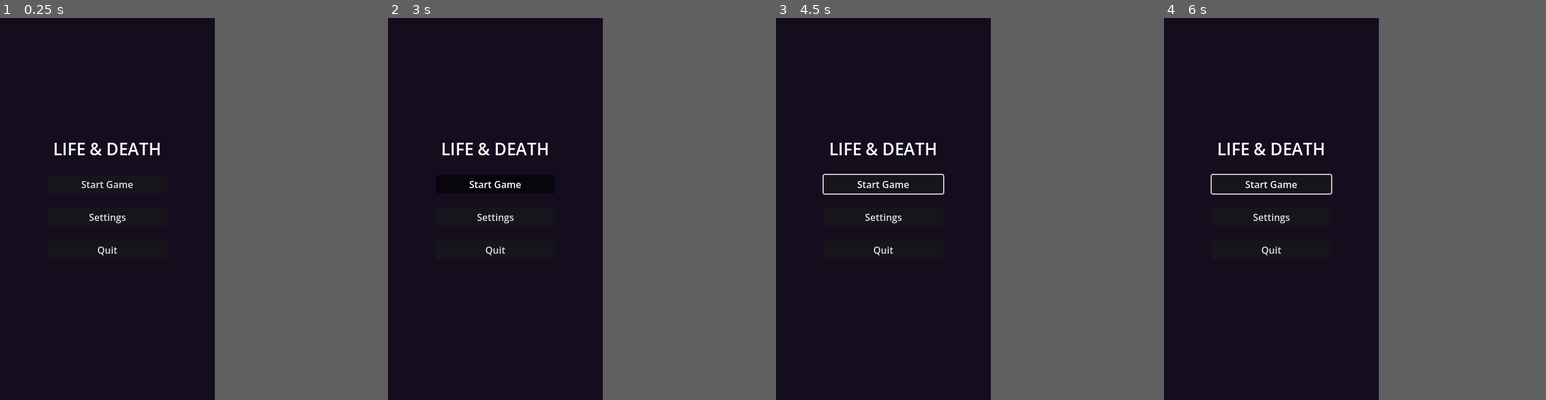
Above: before the commit, frames 1-4 (left to right).
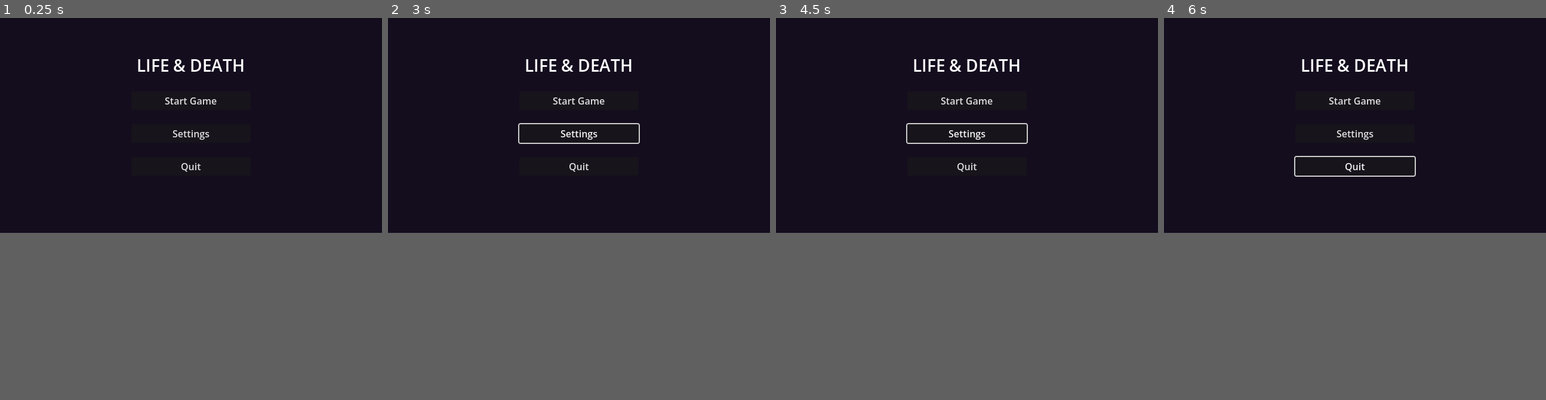
Above: after the commit, the same moments.

Repository: mionsek/life-death
Game: Godot game, scene res://scenes/ui/MainMenu.tscn
Same seed, same stepped clock (60 frames per second), same inputs: the game is played once before the commit and once after it.
Inputs (mouse positions are in pixels of both pictures, inside the frame that each line leads up to):
- Up to frame 1 (0.25 s): no input
- Up to frame 2 (3 s): click "Start Game" at 0.5 s; click "Start Game" at 1.25 s; click "Settings" at 2 s; move the mouse to (540, 189) at 2.77 s; hold Right (ui_right) from 2.78 s (still down); hold Shift from 2.78 s (still down); click (540, 189) at 2.92 s
- Up to frame 3 (4.5 s): release Right (ui_right) at 3.5 s; release Shift at 3.5 s; drag from (840, 228) to (871, 285) at 3.52 s; move the mouse to (905, 124) at 4.27 s; hold Right (ui_right) from 4.28 s (still down); tap Ctrl at 4.35 s; click (905, 124) at 4.42 s
- Up to frame 4 (6 s): release Right (ui_right) at 5 s; drag from (1259, 285) to (1206, 151) at 5.02 s; move the mouse to (1335, 266) at 5.77 s; hold Left (ui_left) from 5.78 s (still down); tap Alt at 5.85 s; click (1335, 266) at 5.92 s
In our replay, the window is 360x640 before the commit and 640x360 after it. These sizes can differ from the game's own. Grey fills any space a smaller window leaves; there, only what the larger window draws over its background counts as a difference.

The runs differ from the first frame. In frame 1, 1.3% of the frame differs, in the area x 14-64%, y 10-63%; in frame 2, 1.5%; in frame 3, 1.7%; in frame 4, 1.8%, in the area x 12-66%, y 10-63%.

Commit message:
feat: player movement, touch controls, test level
- Add Player class (CharacterBody2D) with walk, jump, gravity
- Add TouchControls scene with D-pad (left, right, jump)
- Add TestLevel scene with floor and two platforms
- Add 6 GUT unit tests for player movement logic
- Switch project to landscape orientation (640x360)
- Add .gutconfig.json for test discovery

Diff:
--- a/game/project.godot
+++ b/game/project.godot
@@ -3,7 +3,7 @@
 ; since the parameters that go here are not all obvious.
 ;
 ; Format:
-;   [section] ; section goes in []
+;   [section] ; section goes between []
 ;   param=value ; assign values to parameters
 
 config_version=5
@@ -16,17 +16,16 @@
 config/features=PackedStringArray("4.6", "Forward Plus")
 config/icon="res://assets/sprites/icon.svg"
 
+[display]
+
+window/size/viewport_width=640
+window/size/viewport_height=360
+window/stretch/mode="canvas_items"
+window/stretch/aspect="expand"
+
 [editor_plugins]
 
 enabled=PackedStringArray("res://addons/gut/plugin.cfg")
-
-[display]
-
-window/size/viewport_width=360
-window/size/viewport_height=640
-window/stretch/mode="canvas_items"
-window/stretch/aspect="expand"
-window/handheld/orientation=1
 
 [rendering]
 
--- /dev/null
+++ b/game/scenes/characters/Player.tscn
@@ -0,0 +1,20 @@
+[gd_scene load_steps=3 format=3 uid="uid://player"]
+
+[ext_resource type="Script" path="res://scripts/characters/player.gd" id="1"]
+
+[sub_resource type="RectangleShape2D" id="RectangleShape2D_1"]
+size = Vector2(32, 64)
+
+[node name="Player" type="CharacterBody2D"]
+script = ExtResource("1")
+
+[node name="CollisionShape2D" type="CollisionShape2D" parent="."]
+shape = SubResource("RectangleShape2D_1")
+
+[node name="Body" type="Polygon2D" parent="."]
+color = Color(0.5, 0.2, 0.75, 1)
+polygon = PackedVector2Array(-16, -32, 16, -32, 16, 32, -16, 32)
+
+[node name="Camera2D" type="Camera2D" parent="."]
+position_smoothing_enabled = true
+position_smoothing_speed = 5.0
--- /dev/null
+++ b/game/scenes/levels/TestLevel.tscn
@@ -0,0 +1,52 @@
+[gd_scene load_steps=7 format=3 uid="uid://test_level"]
+
+[ext_resource type="Script" path="res://scripts/levels/test_level.gd" id="1"]
+[ext_resource type="PackedScene" uid="uid://player" path="res://scenes/characters/Player.tscn" id="2"]
+[ext_resource type="PackedScene" uid="uid://touch_controls" path="res://scenes/ui/TouchControls.tscn" id="3"]
+
+[sub_resource type="RectangleShape2D" id="RectangleShape2D_floor"]
+size = Vector2(700, 40)
+
+[sub_resource type="RectangleShape2D" id="RectangleShape2D_plat1"]
+size = Vector2(120, 20)
+
+[sub_resource type="RectangleShape2D" id="RectangleShape2D_plat2"]
+size = Vector2(120, 20)
+
+[node name="TestLevel" type="Node2D"]
+script = ExtResource("1")
+
+[node name="Floor" type="StaticBody2D" parent="."]
+position = Vector2(320, 340)
+
+[node name="CollisionShape2D" type="CollisionShape2D" parent="Floor"]
+shape = SubResource("RectangleShape2D_floor")
+
+[node name="Visual" type="Polygon2D" parent="Floor"]
+color = Color(0.3, 0.3, 0.3, 1)
+polygon = PackedVector2Array(-350, -20, 350, -20, 350, 20, -350, 20)
+
+[node name="Platform1" type="StaticBody2D" parent="."]
+position = Vector2(150, 240)
+
+[node name="CollisionShape2D" type="CollisionShape2D" parent="Platform1"]
+shape = SubResource("RectangleShape2D_plat1")
+
+[node name="Visual" type="Polygon2D" parent="Platform1"]
+color = Color(0.35, 0.35, 0.55, 1)
+polygon = PackedVector2Array(-60, -10, 60, -10, 60, 10, -60, 10)
+
+[node name="Platform2" type="StaticBody2D" parent="."]
+position = Vector2(450, 150)
+
+[node name="CollisionShape2D" type="CollisionShape2D" parent="Platform2"]
+shape = SubResource("RectangleShape2D_plat2")
+
+[node name="Visual" type="Polygon2D" parent="Platform2"]
+color = Color(0.35, 0.35, 0.55, 1)
+polygon = PackedVector2Array(-60, -10, 60, -10, 60, 10, -60, 10)
+
+[node name="Player" parent="." instance=ExtResource("2")]
+position = Vector2(80, 288)
+
+[node name="TouchControls" parent="." instance=ExtResource("3")]
--- /dev/null
+++ b/game/scenes/ui/TouchControls.tscn
@@ -0,0 +1,53 @@
+[gd_scene load_steps=2 format=3 uid="uid://touch_controls"]
+
+[ext_resource type="Script" path="res://scripts/ui/touch_controls.gd" id="1"]
+
+[node name="TouchControls" type="CanvasLayer"]
+layer = 10
+script = ExtResource("1")
+
+[node name="HUD" type="Control" parent="."]
+layout_mode = 3
+anchors_preset = 15
+anchor_right = 1.0
+anchor_bottom = 1.0
+mouse_filter = 2
+
+[node name="BtnLeft" type="Button" parent="HUD"]
+layout_mode = 1
+anchor_left = 0.0
+anchor_top = 1.0
+anchor_right = 0.0
+anchor_bottom = 1.0
+offset_left = 16.0
+offset_top = -90.0
+offset_right = 96.0
+offset_bottom = -16.0
+text = "◀"
+theme_override_font_sizes/font_size = 24
+
+[node name="BtnRight" type="Button" parent="HUD"]
+layout_mode = 1
+anchor_left = 0.0
+anchor_top = 1.0
+anchor_right = 0.0
+anchor_bottom = 1.0
+offset_left = 104.0
+offset_top = -90.0
+offset_right = 184.0
+offset_bottom = -16.0
+text = "▶"
+theme_override_font_sizes/font_size = 24
+
+[node name="BtnJump" type="Button" parent="HUD"]
+layout_mode = 1
+anchor_left = 1.0
+anchor_top = 1.0
+anchor_right = 1.0
+anchor_bottom = 1.0
+offset_left = -96.0
+offset_top = -90.0
+offset_right = -16.0
+offset_bottom = -16.0
+text = "▲"
+theme_override_font_sizes/font_size = 24
--- /dev/null
+++ b/game/scripts/characters/player.gd
@@ -0,0 +1,53 @@
+extends CharacterBody2D
+class_name Player
+
+# Movement speed in pixels per second.
+@export var speed: float = 200.0
+# Upward velocity applied when a jump is triggered.
+@export var jump_velocity: float = -550.0
+# Gravity acceleration in pixels per second squared.
+@export var gravity: float = 980.0
+
+# Horizontal direction set by touch controls; persists while button is held.
+var _touch_direction: float = 0.0
+# Whether a jump was requested via touch this frame.
+var _jump_requested: bool = false
+
+
+func _physics_process(delta: float) -> void:
+	_apply_gravity(delta)
+	_apply_horizontal_movement()
+	_apply_jump()
+	move_and_slide()
+	_jump_requested = false
+
+
+# Increases downward velocity when the character is not on the floor.
+func _apply_gravity(delta: float) -> void:
+	if not is_on_floor():
+		velocity.y += gravity * delta
+
+
+# Sets horizontal velocity; keyboard input (arrow keys) overrides touch input.
+func _apply_horizontal_movement() -> void:
+	var direction := Input.get_axis("ui_left", "ui_right")
+	if direction == 0.0:
+		direction = _touch_direction
+	velocity.x = direction * speed
+
+
+# Applies upward velocity if on the floor and a jump was requested.
+func _apply_jump() -> void:
+	var jump := Input.is_action_just_pressed("ui_accept") or _jump_requested
+	if jump and is_on_floor():
+		velocity.y = jump_velocity
+
+
+# Sets horizontal movement direction from touch controls (-1 = left, 0 = stop, 1 = right).
+func set_touch_direction(direction: float) -> void:
+	_touch_direction = direction
+
+
+# Requests a jump to be applied on the next physics frame.
+func request_jump() -> void:
+	_jump_requested = true
--- /dev/null
+++ b/game/scripts/levels/test_level.gd
@@ -0,0 +1,5 @@
+extends Node2D
+
+# Connects touch controls to the player after both nodes are ready.
+func _ready() -> void:
+	$TouchControls.set_player($Player)
--- /dev/null
+++ b/game/scripts/ui/touch_controls.gd
@@ -0,0 +1,47 @@
+extends CanvasLayer
+
+# Controlled player node; assigned via set_player() after scene is ready.
+var _player: Player = null
+
+
+# Registers the player node that will receive touch input commands.
+func set_player(player: Player) -> void:
+	_player = player
+
+
+func _ready() -> void:
+	$HUD/BtnLeft.button_down.connect(_on_left_down)
+	$HUD/BtnLeft.button_up.connect(_on_left_up)
+	$HUD/BtnRight.button_down.connect(_on_right_down)
+	$HUD/BtnRight.button_up.connect(_on_right_up)
+	$HUD/BtnJump.button_down.connect(_on_jump_pressed)
+
+
+# Sends left direction to the player while button is held.
+func _on_left_down() -> void:
+	if _player:
+		_player.set_touch_direction(-1.0)
+
+
+# Clears direction when the left button is released.
+func _on_left_up() -> void:
+	if _player:
+		_player.set_touch_direction(0.0)
+
+
+# Sends right direction to the player while button is held.
+func _on_right_down() -> void:
+	if _player:
+		_player.set_touch_direction(1.0)
+
+
+# Clears direction when the right button is released.
+func _on_right_up() -> void:
+	if _player:
+		_player.set_touch_direction(0.0)
+
+
+# Requests a jump from the player when the jump button is pressed.
+func _on_jump_pressed() -> void:
+	if _player:
+		_player.request_jump()
--- /dev/null
+++ b/game/tests/unit/test_player.gd
@@ -0,0 +1,49 @@
+extends GutTest
+
+# Unit tests for Player movement logic.
+
+var _player: Player
+
+
+func before_each() -> void:
+	_player = preload("res://scenes/characters/Player.tscn").instantiate()
+	add_child_autofree(_player)
+
+
+# Verifies that the player starts with zero velocity.
+func test_initial_velocity_is_zero() -> void:
+	assert_eq(_player.velocity, Vector2.ZERO, "Player should start with zero velocity")
+
+
+# Verifies set_touch_direction stores the given value.
+func test_set_touch_direction_stores_value() -> void:
+	_player.set_touch_direction(-1.0)
+	assert_eq(_player._touch_direction, -1.0, "Touch direction -1.0 should be stored")
+
+
+# Verifies moving right produces positive horizontal velocity.
+func test_touch_right_sets_positive_velocity_x() -> void:
+	_player.set_touch_direction(1.0)
+	_player._apply_horizontal_movement()
+	assert_eq(_player.velocity.x, _player.speed, "Right direction should give velocity.x = speed")
+
+
+# Verifies moving left produces negative horizontal velocity.
+func test_touch_left_sets_negative_velocity_x() -> void:
+	_player.set_touch_direction(-1.0)
+	_player._apply_horizontal_movement()
+	assert_eq(_player.velocity.x, -_player.speed, "Left direction should give velocity.x = -speed")
+
+
+# Verifies zero direction stops horizontal movement.
+func test_zero_direction_stops_horizontal_movement() -> void:
+	_player.velocity.x = 200.0
+	_player.set_touch_direction(0.0)
+	_player._apply_horizontal_movement()
+	assert_eq(_player.velocity.x, 0.0, "Zero direction should result in velocity.x = 0")
+
+
+# Verifies request_jump sets the internal jump flag.
+func test_request_jump_sets_flag() -> void:
+	_player.request_jump()
+	assert_true(_player._jump_requested, "request_jump() should set _jump_requested to true")
Not shown, added: game/.gutconfig.json
Not shown, added: game/scripts/characters/player.gd.uid
Not shown, added: game/scripts/levels/test_level.gd.uid
Not shown, added: game/scripts/ui/MainMenu.gd.uid
Not shown, added: game/scripts/ui/touch_controls.gd.uid
Not shown, added: game/tests/unit/test_main_menu.gd.uid
Not shown, added: game/tests/unit/test_player.gd.uid
Not shown, added: Life_Death.code-workspace
Not shown, changed: docs/ROADMAP.md
